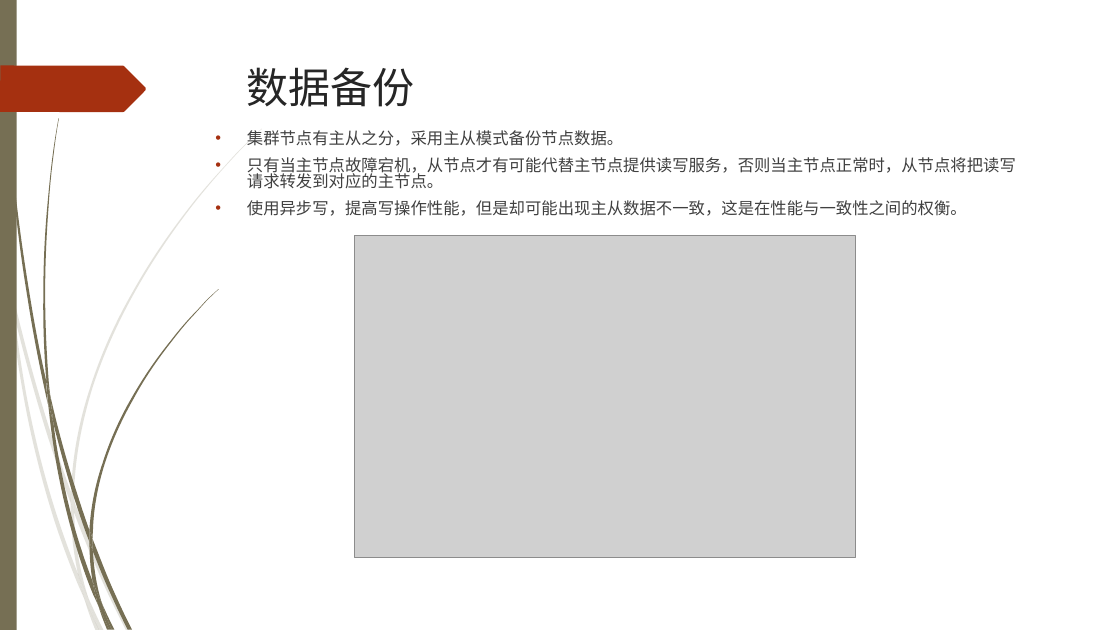
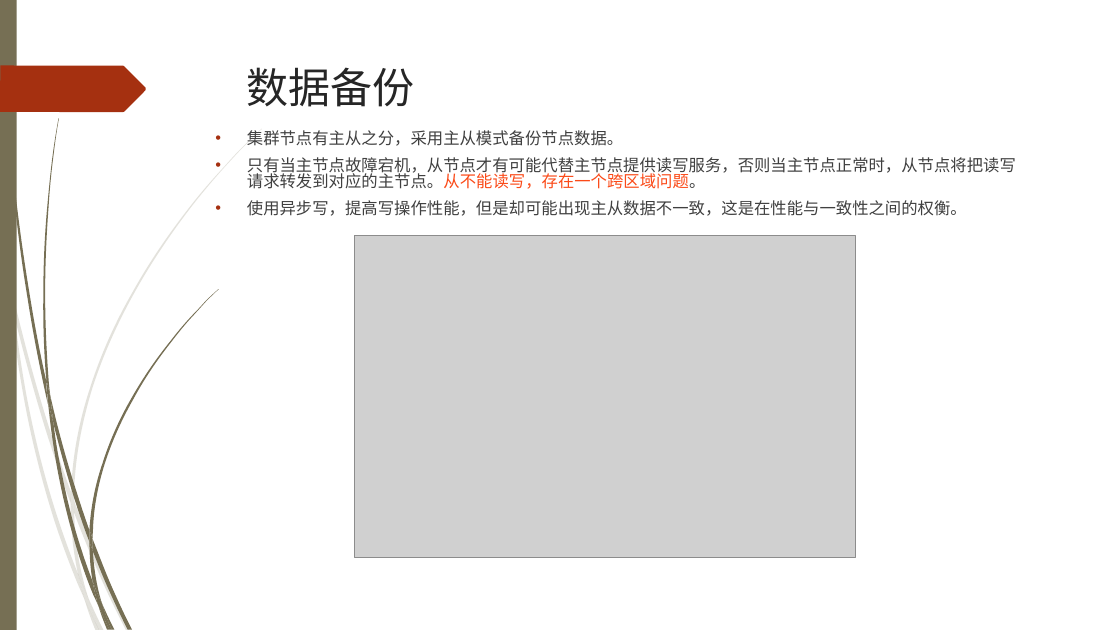
Before and after one commit to Spectrumleeee/Works, a slide deck: slide 6 of document/Redis&Memcache/Redis Cluster.ppt. Drawn at 1120x630 pixels with LibreOffice and Linux fonts; fonts in the diff are those of the drawing; grey boxes stand for pictures; background and template pictures are left out. Boxes give left, top, right and bottom in pixels: in the first picture for what was removed or moved away, otherwise in the second. Text is boxed around its words. In the diff, an @@ line names an element or a change of style, - is before the commit and + after.

```diff
--- a/document/Redis&Memcache/Redis Cluster.ppt
+++ b/document/Redis&Memcache/Redis Cluster.ppt
@@ text at box(247, 157, 1016, 189): text changed @@
-• 只有当主节点故障宕机，从节点才有可能代替主节点提供读写服务，否则当主节点正常时，从节点将把读写请求转发到对应的主节点。
+• 只有当主节点故障宕机，从节点才有可能代替主节点提供读写服务，否则当主节点正常时，从节点将把读写请求转发到对应的主节点。从不能读写，存在一个跨区域问题。
```
Also in this commit, not shown: 2 slides added, 1 slide removed, 1 other file.
